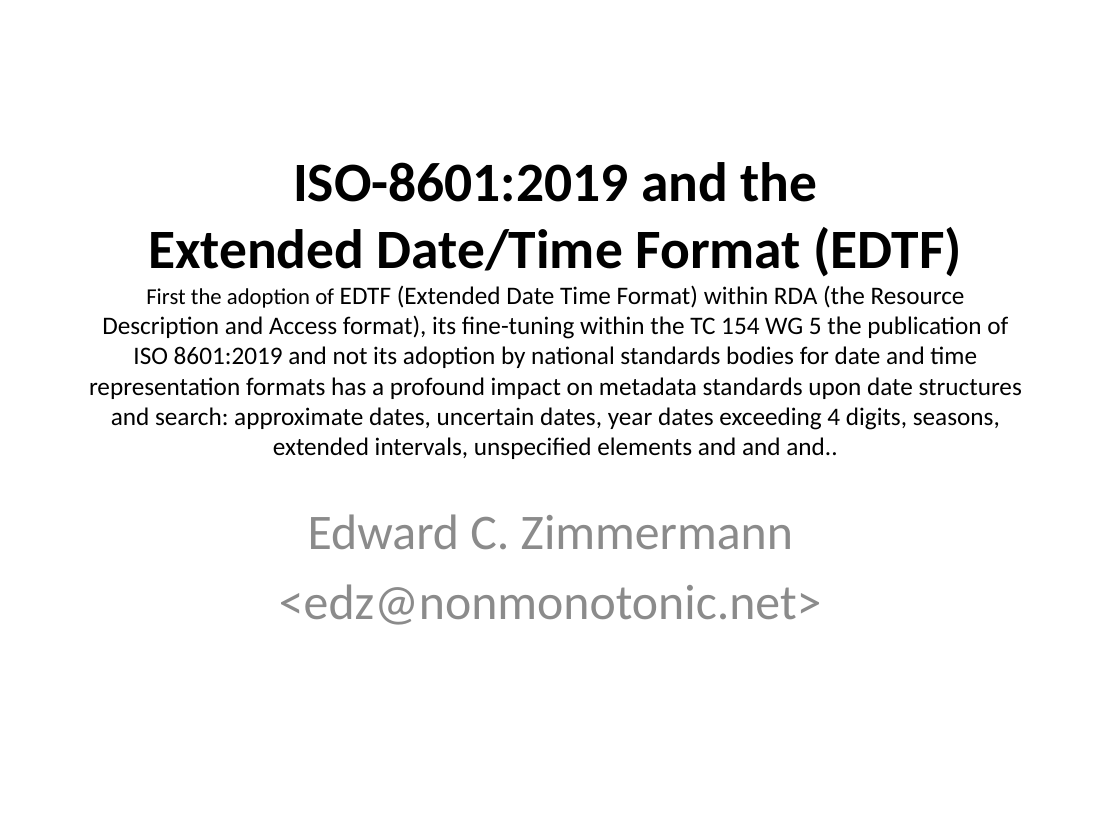
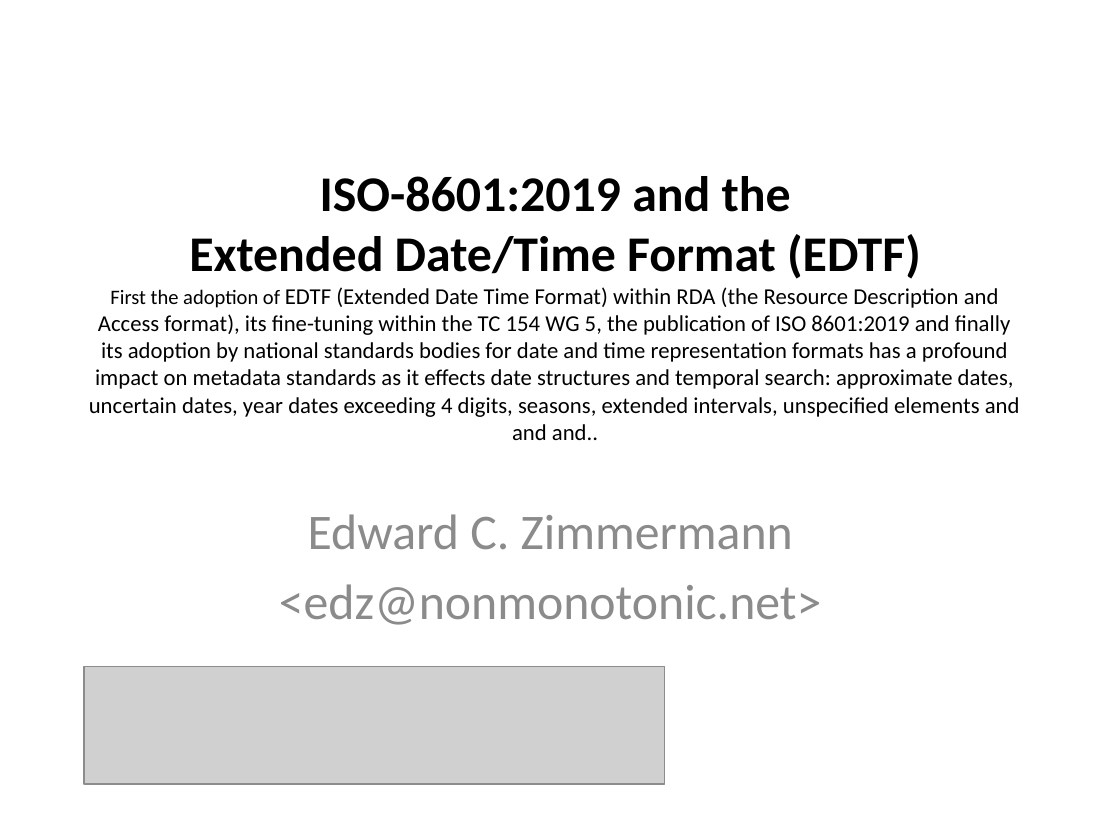
Before and after one commit to re-Isearch/date, a slide deck: slide 1 of Slides/ISO8601-Presentation.pptx. Drawn at 1120x840 pixels with LibreOffice and Linux fonts; fonts in the diff are those of the drawing; grey boxes stand for pictures. Boxes give left, top, right and bottom in pixels: in the first picture for what was removed or moved away, otherwise in the second. Text is boxed around its words. In the diff, an @@ line names an element or a change of style, - is before the commit and + after.

```diff
--- a/Slides/ISO8601-Presentation.pptx
+++ b/Slides/ISO8601-Presentation.pptx
@@ text at <box>89,176,1020,440</box>: text changed; size 16.2 to 14.6 pt @@
-ISO-8601:2019 and the
-Extended Date/Time Format (EDTF)
-First the adoption of EDTF (Extended Date Time Format) within RDA (the Resource Description and Access format), its fine-tuning within the TC 154 WG 5 the publication of ISO 8601:2019 and not its adoption by national standards bodies for date and time representation formats has a profound impact on metadata standards upon date structures and search: approximate dates, uncertain dates, year dates exceeding 4 digits, seasons, extended intervals, unspecified elements and and and..
+ISO-8601:2019 and the
+Extended Date/Time Format (EDTF)
+First the adoption of EDTF (Extended Date Time Format) within RDA (the Resource Description and Access format), its fine-tuning within the TC 154 WG 5, the publication of ISO 8601:2019 and finally its adoption by national standards bodies for date and time representation formats has a profound impact on metadata standards as it effects date structures and temporal search: approximate dates, uncertain dates, year dates exceeding 4 digits, seasons, extended intervals, unspecified elements and and and..
@@ picture added at <box>84,666,665,784</box> @@
```
Also in this commit, not shown: 5 other slides changed, 3 slides added, 1 other file.
